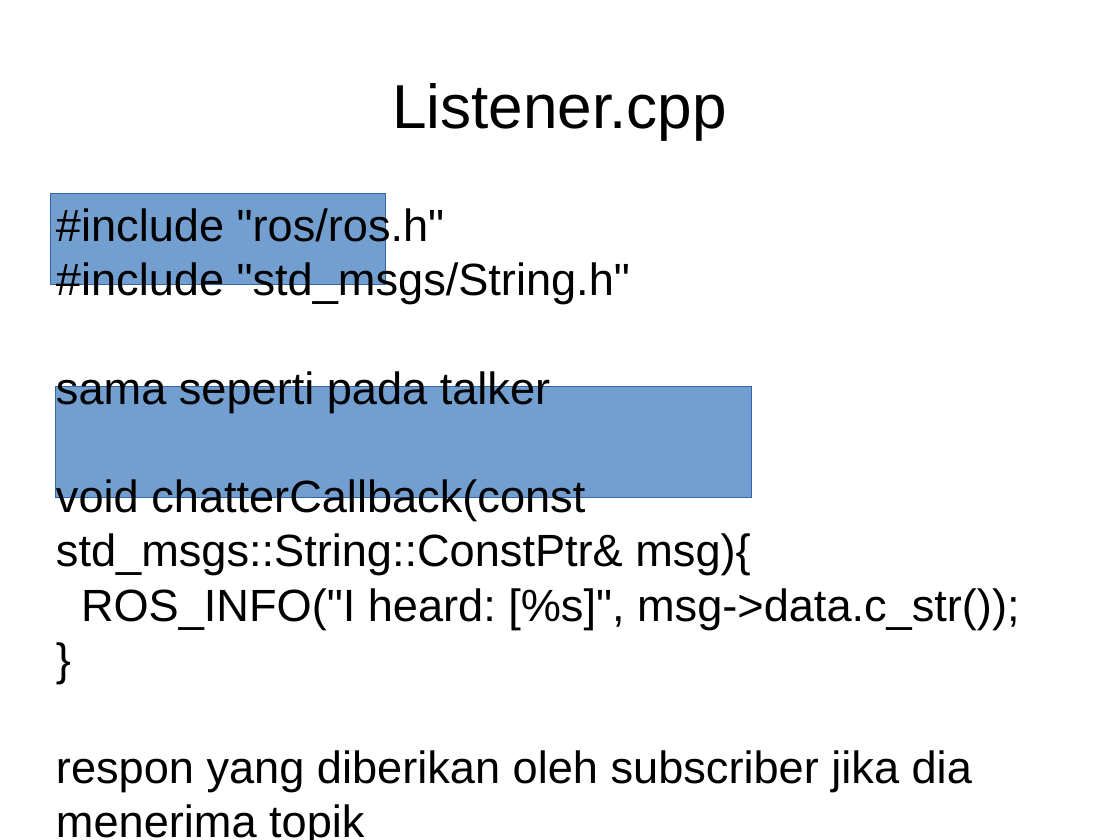
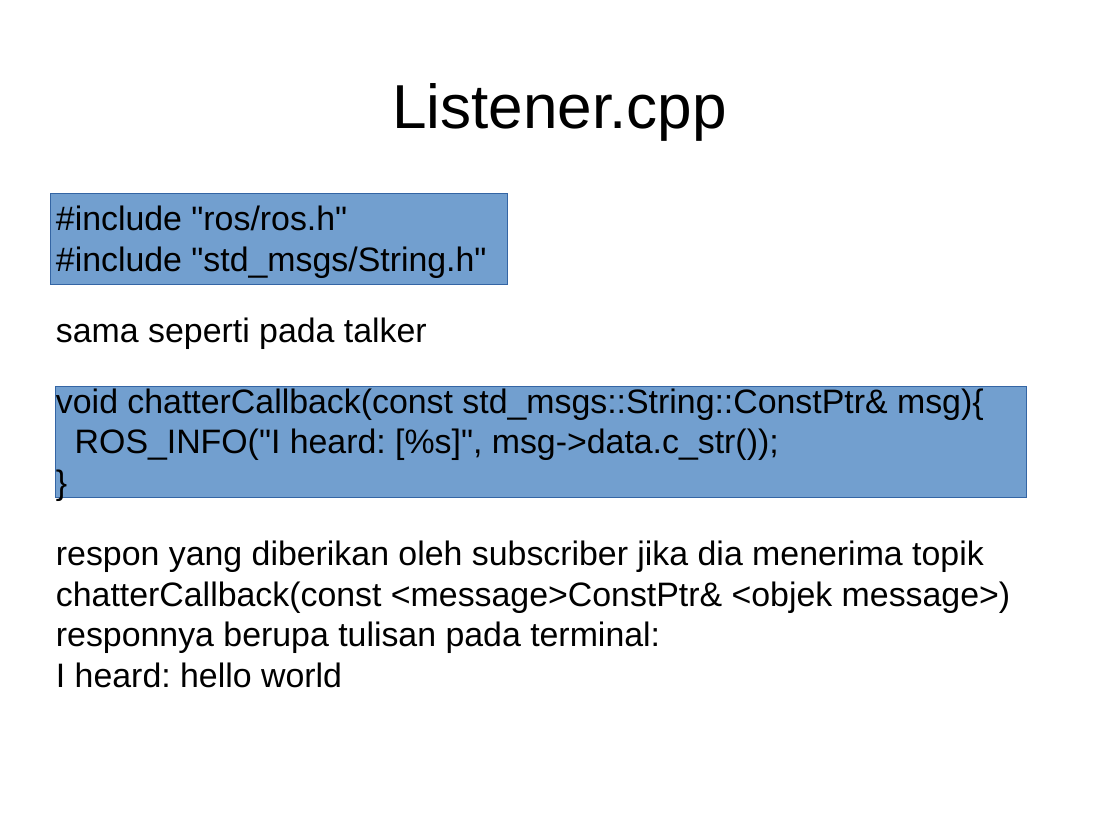
Before and after one commit to lp02781/pelatihan_ros, a slide deck: slide 29 of pelatihan_ros_1.pptx. Drawn at 1120x840 pixels with LibreOffice and Linux fonts; fonts in the diff are those of the drawing. Boxes give left, top, right and bottom in pixels: in the first picture for what was removed or moved away, otherwise in the second. Text is boxed around its words. In the diff, an @@ line names an element or a change of style, - is before the commit and + after.

```diff
--- a/pelatihan_ros_1.pptx
+++ b/pelatihan_ros_1.pptx
@@ rectangle: place and size @@
-rectangle at (51,193,386,285)
+rectangle at (51,193,508,285)
@@ text "#include "ros/ros.h"" at (56,205,1010,688): size 32 to 24 pt @@
@@ rectangle: place and size @@
-rectangle at (56,386,752,498)
+rectangle at (56,386,1026,498)
```
Also in this commit, not shown: 10 other slides changed, 1 other file.
